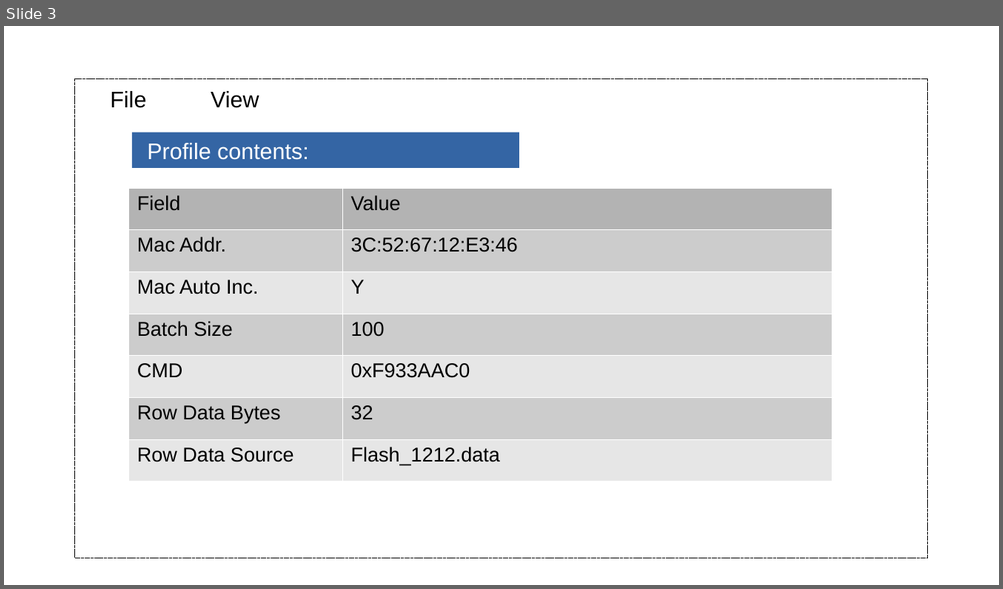
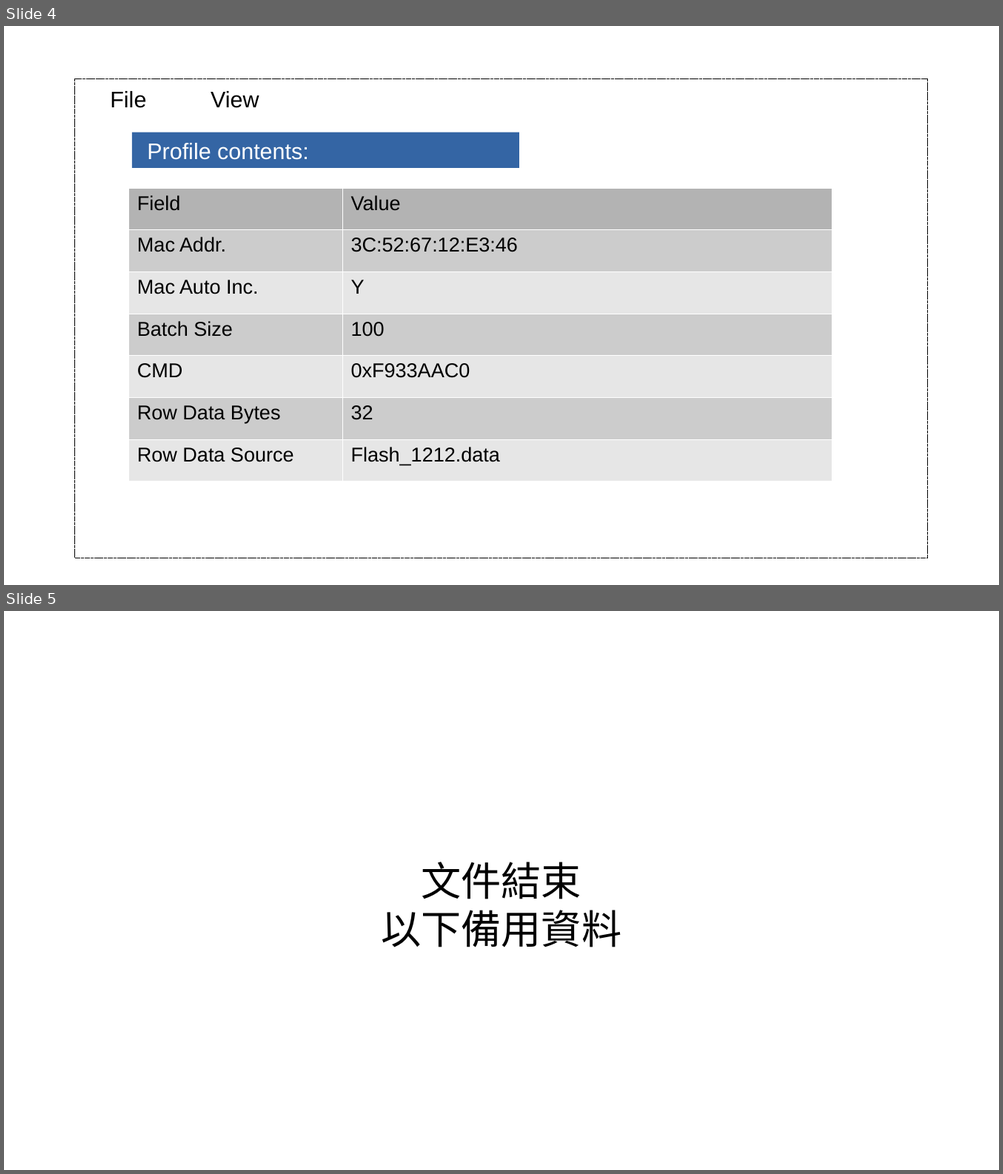
Before and after one commit to tomjpsun/obsidianVaults, a slide deck: DM9051A OTP 燒錄專案/Sketch.odp. Shown one above the other, each under a label of ours: slide 3 before the commit, slides 4 and 5 after it. The pictures are 1003x589 and 1003x1174 pixels, drawn with LibreOffice and Linux fonts; fonts in the diff are those of the drawing. Boxes give left, top, right and bottom in pixels: in the first picture for what was removed or moved away, otherwise in the second. Text is boxed around its words. In the diff, an @@ line names an element or a change of style, - is before the commit and + after.

```diff
--- a/DM9051A OTP 燒錄專案/Sketch.odp
+++ b/DM9051A OTP 燒錄專案/Sketch.odp
@@ slide 5 added at (x1=4, y1=611, x2=999, y2=1170), background #FFFFFF @@
@@ subtitle added at (x1=381, y1=862, x2=621, y2=948), 32 pt, text #000000 @@
+文件結束
+以下備用資料
@@ what was slide 3 is now slide 4 @@
```
Also in this commit, not shown: 1 slide changed, 2 other slides added, 1 other file.
